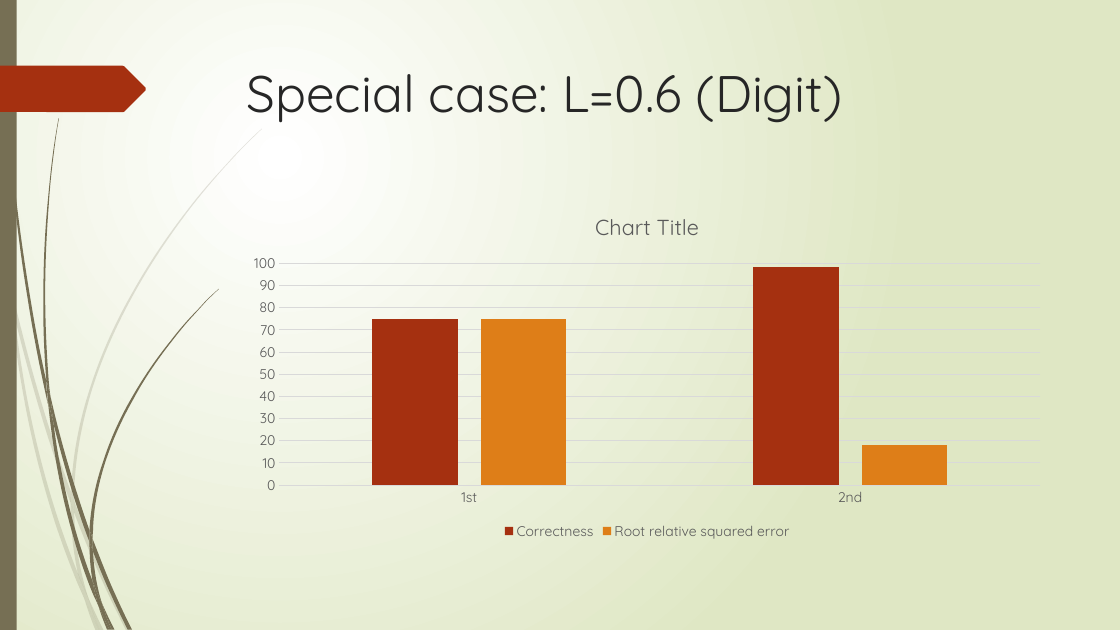
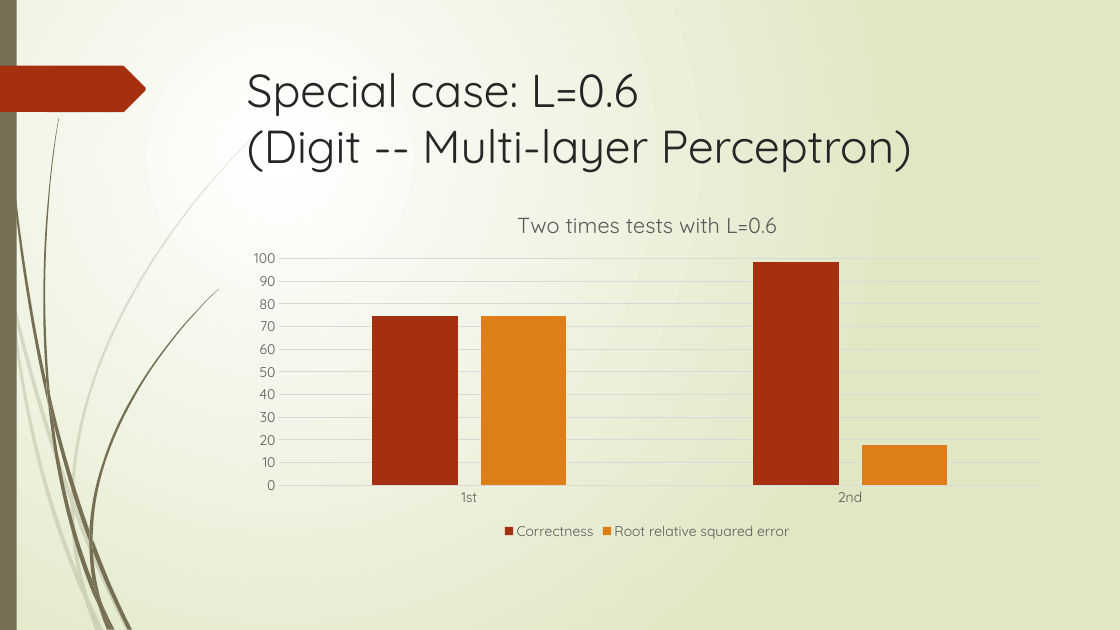
Before and after one commit to XiaokuanOSU/AI2report, a slide deck: slide 25 of PPTGroup10.pptx (slide 17 before the commit). Drawn at 1120x630 pixels with LibreOffice and Linux fonts; fonts in the diff are those of the drawing. Boxes give left, top, right and bottom in pixels: in the first picture for what was removed or moved away, otherwise in the second. Text is boxed around its words. In the diff, an @@ line names an element or a change of style, - is before the commit and + after.

```diff
--- a/PPTGroup10.pptx
+++ b/PPTGroup10.pptx
@@ title at [247, 73, 912, 173]: text changed; size 44 to 39.6 pt @@
-Special case: L=0.6 (Digit)
+Special case: L=0.6
+(Digit -- Multi-layer Perceptron)
@@ column chart at [238, 196, 1057, 543] @@
@@ title "Two times tests with L=0.6 " added @@
```
Also in this commit, not shown: 7 other slides changed, 1 slide added.
